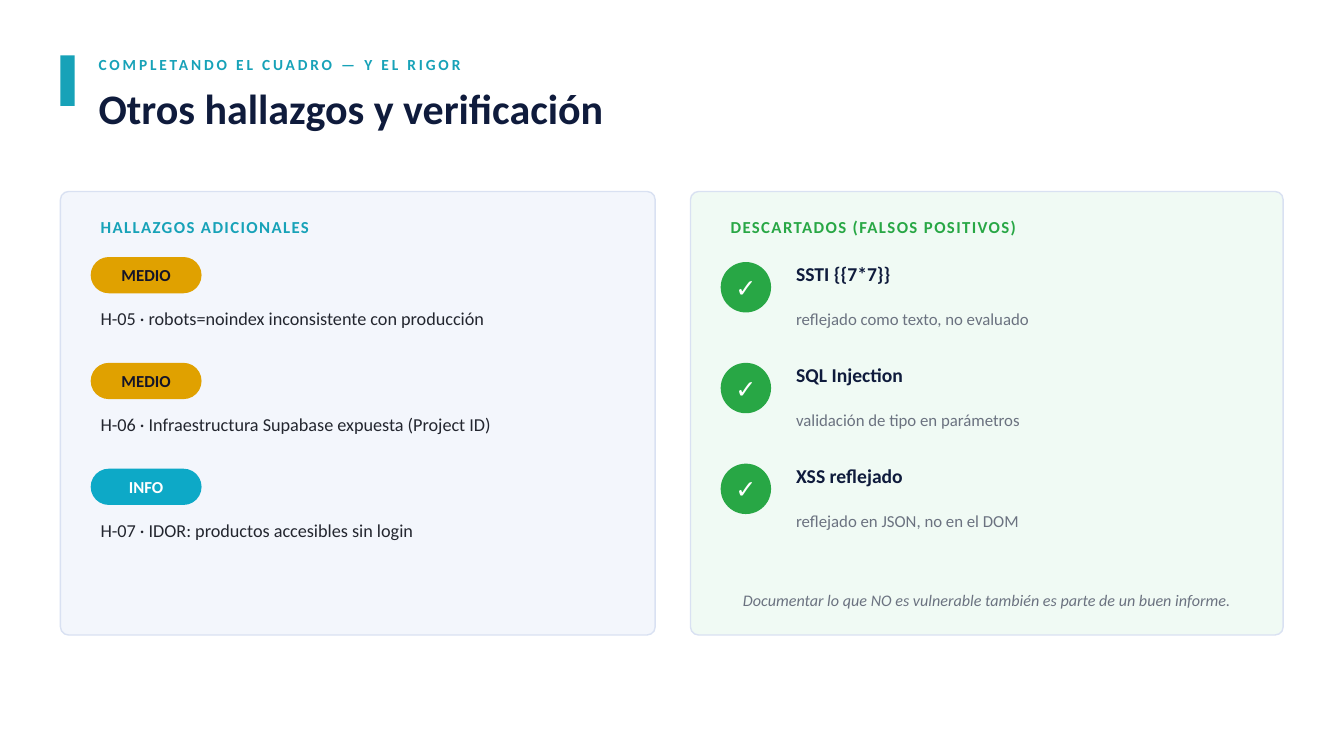
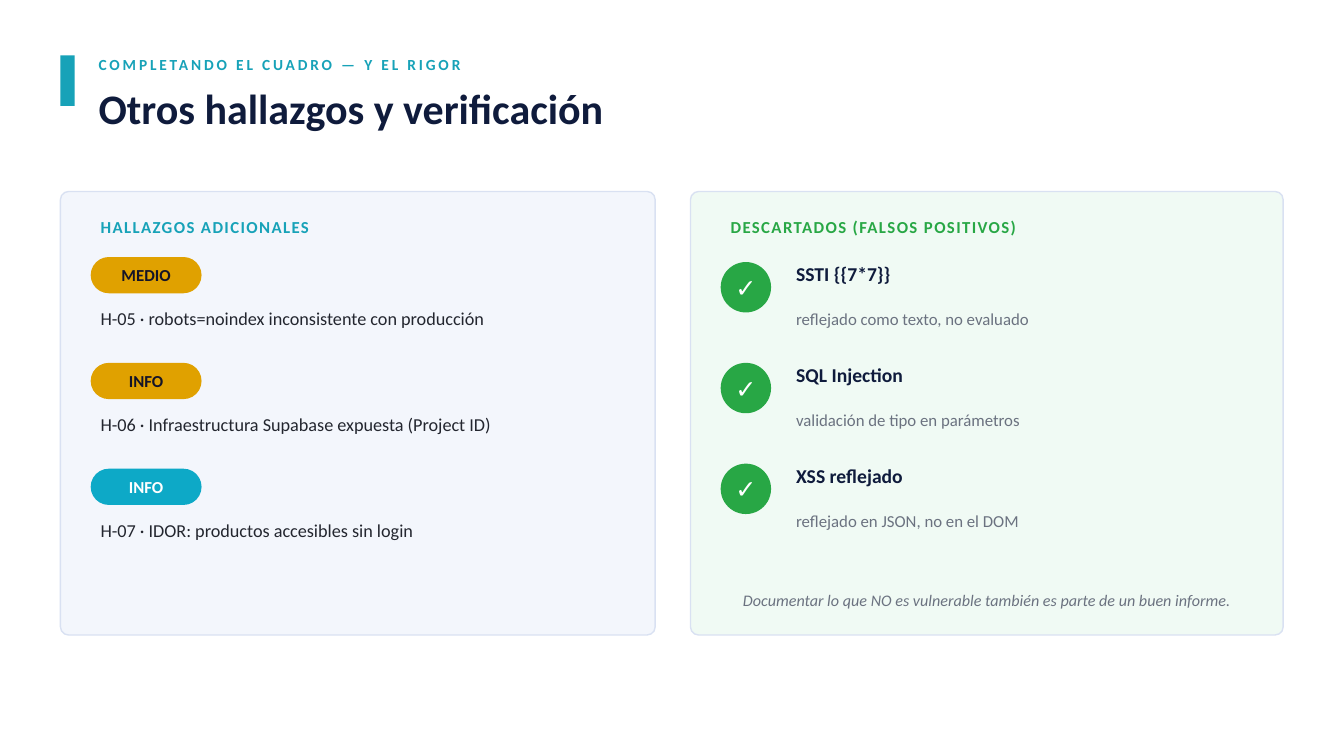
Before and after one commit to LuisMarioGonzalez/auditoria-bicipop, a slide deck: slide 15 of Presentacion_BiciPop_Final.pptx. Drawn at 1344x756 pixels with LibreOffice and Linux fonts; fonts in the diff are those of the drawing. Boxes give left, top, right and bottom in pixels: in the first picture for what was removed or moved away, otherwise in the second. Text is boxed around its words. In the diff, an @@ line names an element or a change of style, - is before the commit and + after.

Commit message:
Unificar severidad de Supabase (INFO) y corregir referencias cruzadas en todos los documentos

```diff
--- a/Presentacion_BiciPop_Final.pptx
+++ b/Presentacion_BiciPop_Final.pptx
@@ text at <box>129,376,163,387</box>: text changed @@
-MEDIO
+INFO
```
Also in this commit, not shown: 1 other slide changed, 7 other files.
